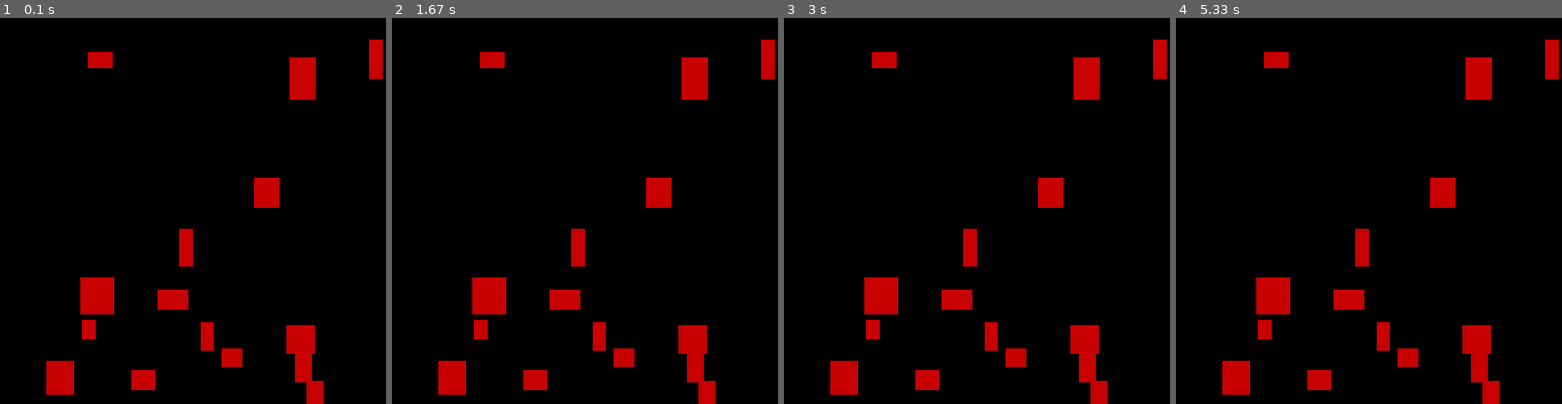
Above: before the commit, frames 1-4 (left to right).
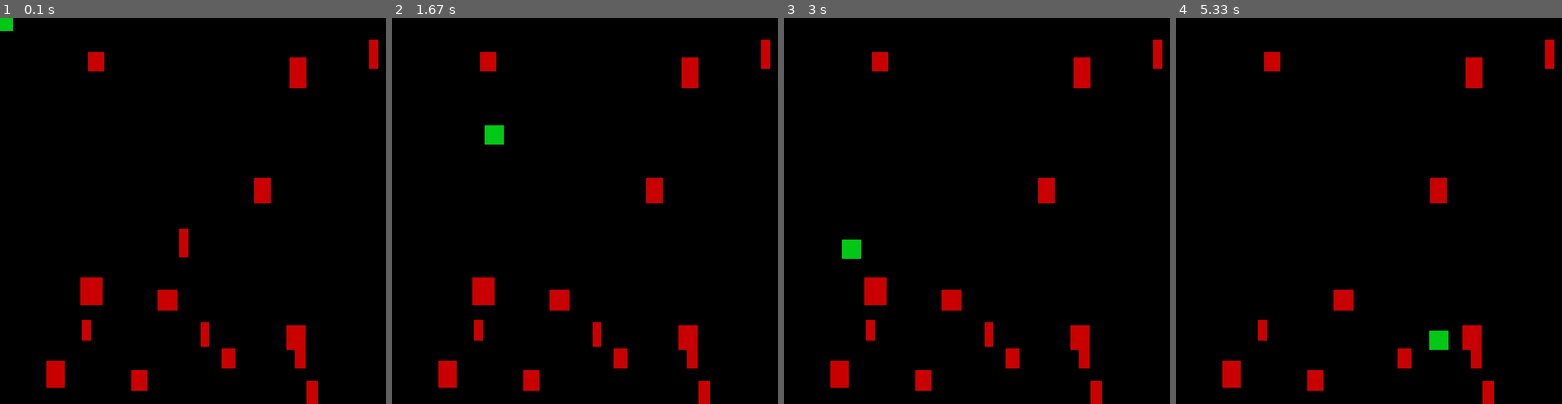
Above: after the commit, the same moments.

Repository: nicolascine/simple-game-Pygame
Game: pygame game, started from juego.py
Two runs of this game, one before a commit and one after it. Both use one fixed random seed, a clock stepped at 60 frames per second and the inputs below.
Inputs (mouse positions are in pixels of both pictures, inside the frame that each line leads up to):
- Up to frame 1 (0.1 s): no input
- Up to frame 2 (1.67 s): click (585, 238) at 0.4 s; click (623, 295) at 0.73 s; click (727, 346) at 1.07 s; click (492, 133) at 1.4 s
- Up to frame 3 (3 s): click (977, 257) at 1.73 s; click (922, 129) at 2.07 s; click (1112, 311) at 2.4 s; click (849, 249) at 2.73 s
- Up to frame 4 (5.33 s): click (1257, 137) at 3.07 s; click (1276, 280) at 3.4 s; click (1507, 299) at 3.73 s; click (1253, 353) at 4.07 s; click (1249, 234) at 4.4 s; click (1392, 319) at 4.73 s; click (1438, 338) at 5.07 s

The runs differ from the first frame. In frame 1, 3.0% of the frame differs, in the area x 0-100%, y 0-100%; in frame 2, 3.3%; in frame 3, 3.3%; in frame 4, 3.9%, in the area x 12-100%, y 5-100%.

Commit message:
add rec to mouseposition, and center rect in mouse position

Diff:
--- a/juego.py
+++ b/juego.py
@@ -4,12 +4,13 @@
 salir = False
 reloj1 = pygame.time.Clock()
 listarec = []
+r1 = pygame.Rect(0,0,25,25)
 
 for x in range(15):
 	x = random.randrange(480)
 	y = random.randrange(480)
-	w = random.randrange(15,45)
-	h = random.randrange(20,60)
+	w = random.randrange(10,30)
+	h = random.randrange(25,42)
 
 	listarec.append(pygame.Rect(x,y,w,h))
 
@@ -17,13 +18,24 @@
 	for event in pygame.event.get():
 		if event.type == pygame.QUIT:
 			salir = True
+		if event.type == pygame.MOUSEBUTTONDOWN:
+			for recs in listarec:
+				if r1.colliderect(recs):
+					recs.width=0
+					recs.height=0
 
 	reloj1.tick(20)
+	(r1.left,r1.top) = pygame.mouse.get_pos()
+	r1.left -= r1.width/2
+	r1.top -= r1.height/2
+
 	pantalla.fill((0,0,0))
 
 	for recs in listarec:
 		pygame.draw.rect(pantalla, (200,0,0), recs)
 
+	pygame.draw.rect(pantalla, (0,200,20), r1)
+
 	pygame.display.update()
 
 pygame.quit
